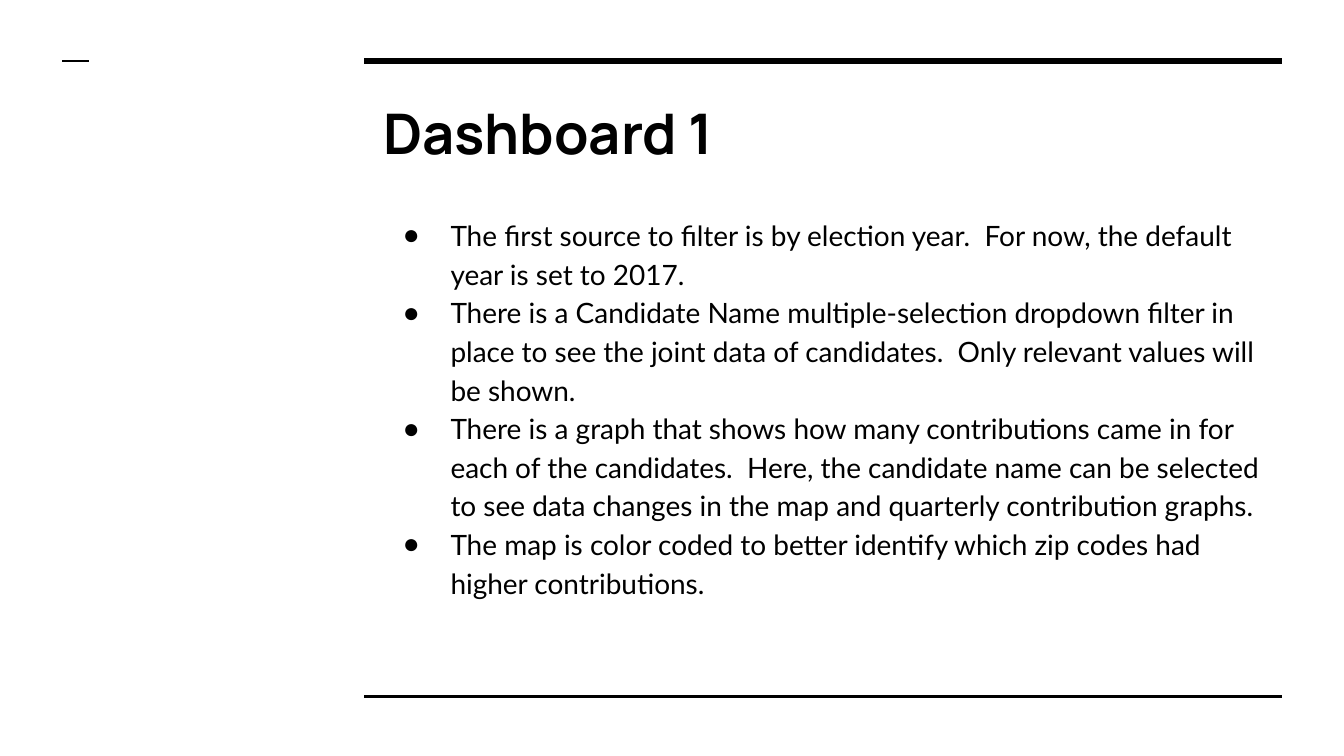
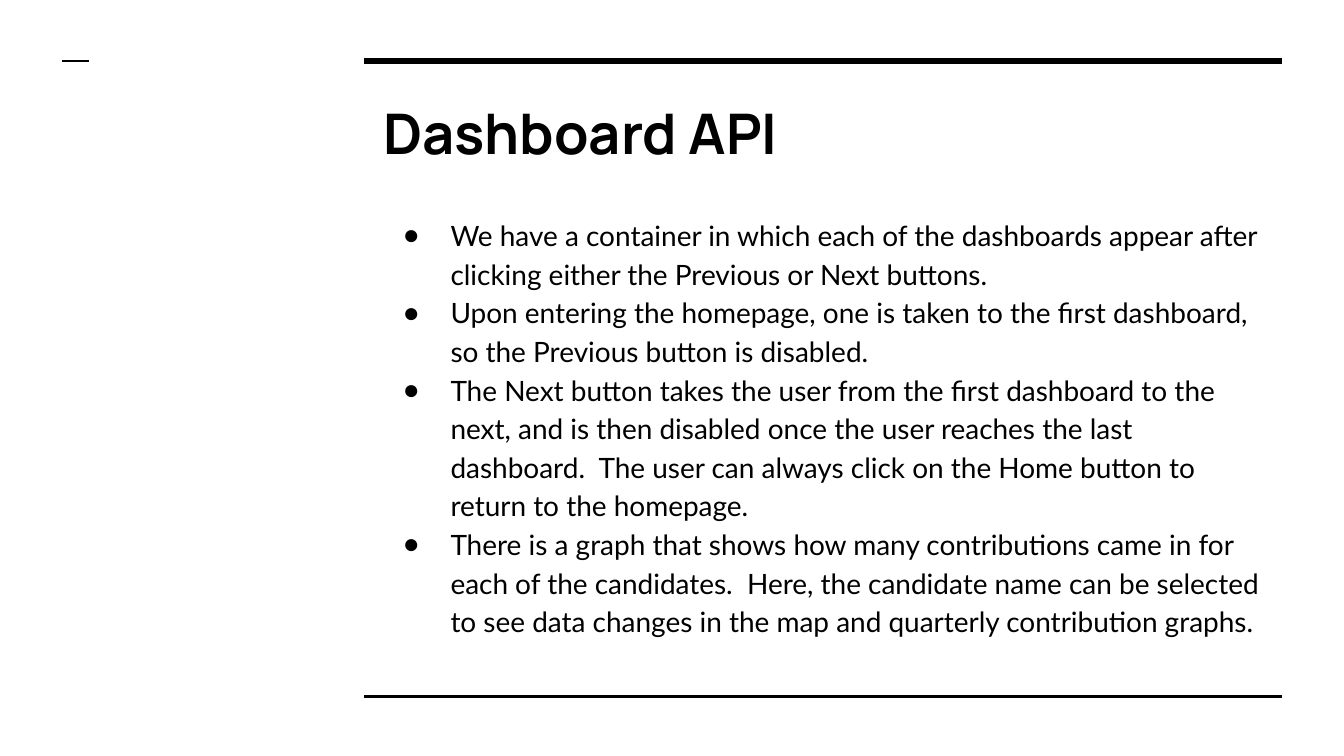
Before and after one commit to ssheggrud/Mod_20_Project, a slide deck: slide 8 of Presentation/Group5Presentation.pptx (slide 10 before the commit). Drawn at 1344x756 pixels with LibreOffice and Linux fonts; fonts in the diff are those of the drawing. Boxes give left, top, right and bottom in pixels: in the first picture for what was removed or moved away, otherwise in the second. Text is boxed around its words. In the diff, an @@ line names an element or a change of style, - is before the commit and + after.

```diff
--- a/Presentation/Group5Presentation.pptx
+++ b/Presentation/Group5Presentation.pptx
@@ title at [383, 113, 778, 155]: text changed @@
-Dashboard 1
+Dashboard API
@@ text at [451, 225, 1258, 521]: text changed @@
-● The first source to filter is by election year. For now, the default year is set to 2017.
-● There is a Candidate Name multiple-selection dropdown filter in place to see the joint data of candidates. Only relevant values will be shown.
+● We have a container in which each of the dashboards appear after clicking either the Previous or Next buttons.
+● Upon entering the homepage, one is taken to the first dashboard, so the Previous button is disabled.
+● The Next button takes the user from the first dashboard to the next, and is then disabled once the user reaches the last dashboard. The user can always click on the Home button to return to the homepage.
@@ text at [451, 534, 1200, 599]: paragraph removed @@
-● The map is color coded to better identify which zip codes had higher contributions.
```
Also in this commit, not shown: 8 other slides changed, 3 slides added.
